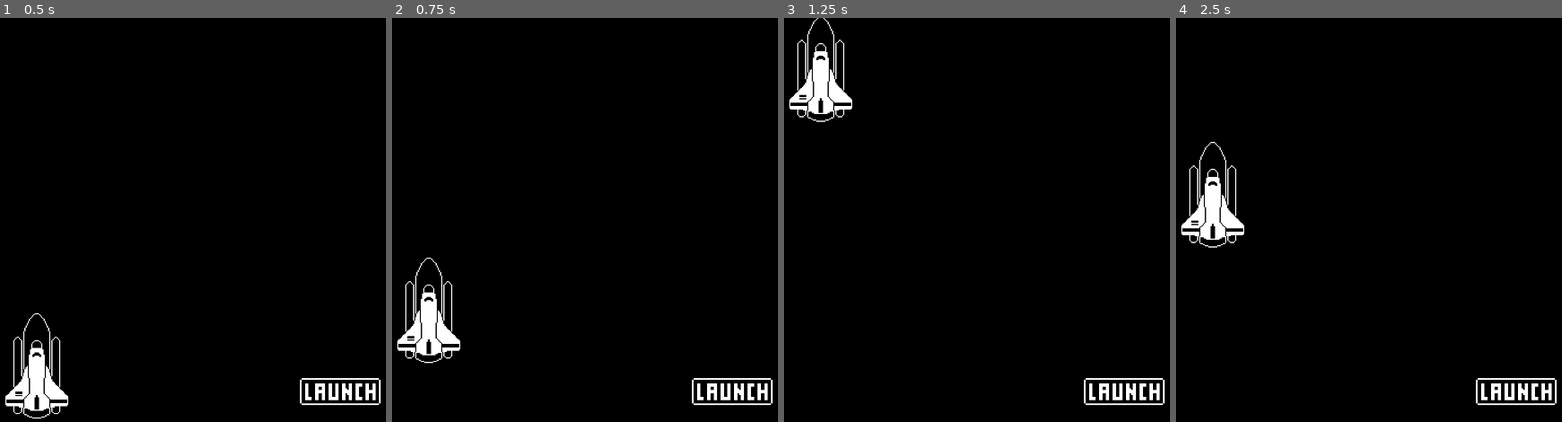
Above: before the commit, frames 1-4 (left to right).
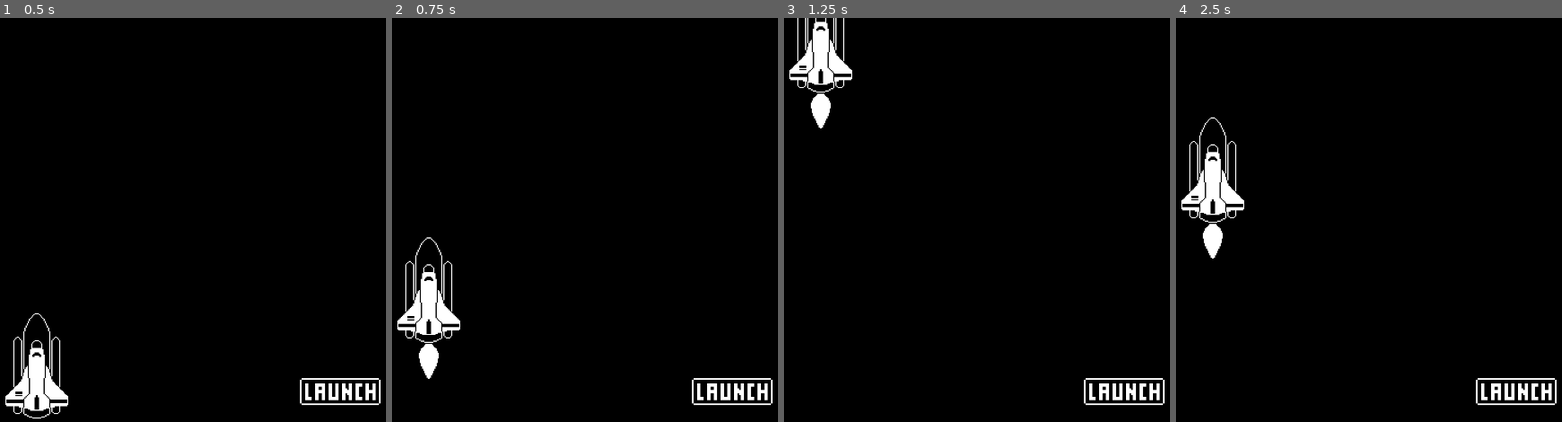
Above: after the commit, the same moments.

Repository: z4gon/rocket-launch-godot-game
Game: Godot game, scene res://Scenes/World.tscn
The game is run twice, just before and just after one commit, with the same random seed, the same clock (stepped at 60 frames per second) and the same inputs.
Inputs (mouse positions are in pixels of both pictures, inside the frame that each line leads up to):
- Up to frame 1 (0.5 s): no input
- Up to frame 2 (0.75 s): click (731, 389) at 0.5 s
- Up to frame 3 (1.25 s): no input
- Up to frame 4 (2.5 s): click (1515, 389) at 1.25 s; click (1515, 389) at 2 s

Frame 1 is identical in both runs. In frame 2, 2.0% of the frame differs, in the area x 1-18%, y 54-90%; in frame 3, 2.0%; in frame 4, 2.1%, in the area x 1-18%, y 24-60%.

Commit message:
Animate changing sprites

Diff:
--- a/Scenes/World.tscn
+++ b/Scenes/World.tscn
@@ -1,9 +1,10 @@
-[gd_scene load_steps=7 format=2]
+[gd_scene load_steps=8 format=2]
 
 [ext_resource path="res://Sprites/RocketShip.png" type="Texture" id=1]
 [ext_resource path="res://Scripts/RocketShip.gd" type="Script" id=2]
 [ext_resource path="res://Sprites/LaunchButton.png" type="Texture" id=3]
 [ext_resource path="res://Scripts/World.gd" type="Script" id=4]
+[ext_resource path="res://Sprites/RocketShipLaunch.png" type="Texture" id=5]
 
 [sub_resource type="Animation" id=1]
 resource_name = "Launch"
@@ -17,7 +18,19 @@
 "times": PoolRealArray( 0, 1 ),
 "transitions": PoolRealArray( 1, 1 ),
 "update": 0,
-"values": [ Vector2( 640, 620 ), Vector2( 640, -112 ) ]
+"values": [ Vector2( 640, 620 ), Vector2( 640, -140 ) ]
+}
+tracks/1/type = "value"
+tracks/1/path = NodePath("RocketShip:texture")
+tracks/1/interp = 1
+tracks/1/loop_wrap = true
+tracks/1/imported = false
+tracks/1/enabled = true
+tracks/1/keys = {
+"times": PoolRealArray( 0, 0.1 ),
+"transitions": PoolRealArray( 1, 1 ),
+"update": 1,
+"values": [ ExtResource( 1 ), ExtResource( 5 ) ]
 }
 
 [sub_resource type="Animation" id=2]
@@ -33,6 +46,18 @@
 "transitions": PoolRealArray( 1 ),
 "update": 0,
 "values": [ Vector2( 640, 620 ) ]
+}
+tracks/1/type = "value"
+tracks/1/path = NodePath("RocketShip:texture")
+tracks/1/interp = 1
+tracks/1/loop_wrap = true
+tracks/1/imported = false
+tracks/1/enabled = true
+tracks/1/keys = {
+"times": PoolRealArray( 0 ),
+"transitions": PoolRealArray( 1 ),
+"update": 0,
+"values": [ ExtResource( 1 ) ]
 }
 
 [node name="World" type="Node"]
